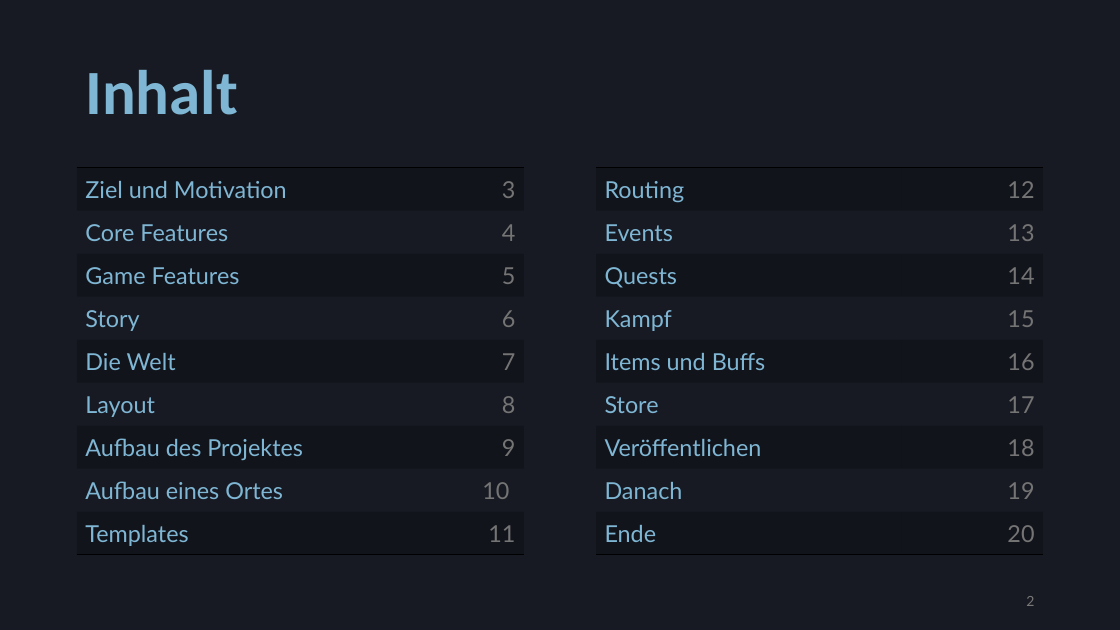
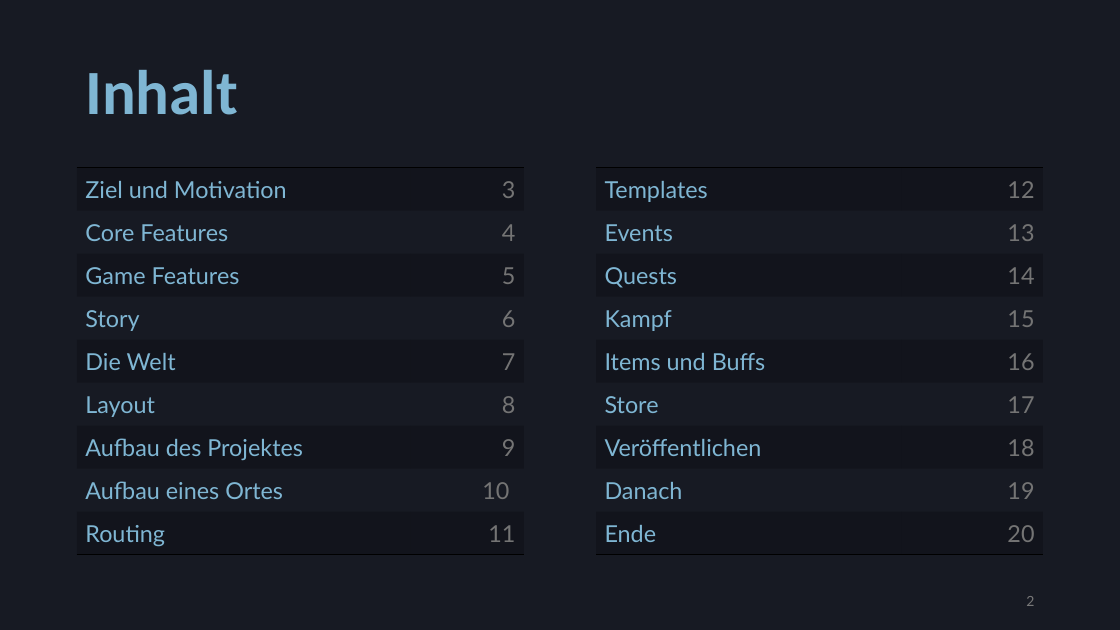
Before and after one commit to Nora404/blauerDrache, a slide deck: slide 2 of note/präsentation.pptx. Drawn at 1120x630 pixels with LibreOffice and Linux fonts; fonts in the diff are those of the drawing; background and template pictures are left out. Boxes give left, top, right and bottom in pixels: in the first picture for what was removed or moved away, otherwise in the second. Text is boxed around its words. In the diff, an @@ line names an element or a change of style, - is before the commit and + after.

```diff
--- a/note/präsentation.pptx
+++ b/note/präsentation.pptx
@@ table at [77,168,524,555] @@
-row 9, column 1: Templates
+row 9, column 1: Routing
@@ table at [597,168,1044,555] @@
-row 1, column 1: Routing
+row 1, column 1: Templates
```
Also in this commit, not shown: 1 other slide changed, 1 other file.
